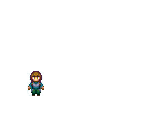
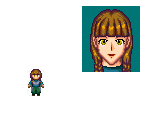
Before/after of a 153px x 128px layered artwork. What changed in the layer stack:
hid "Layer 2" over [27, 71, 44, 90]
showed "Layer 1" over [27, 69, 44, 90]
added layer "Layer 4" above "Layer 0" over [82, 6, 140, 72]
